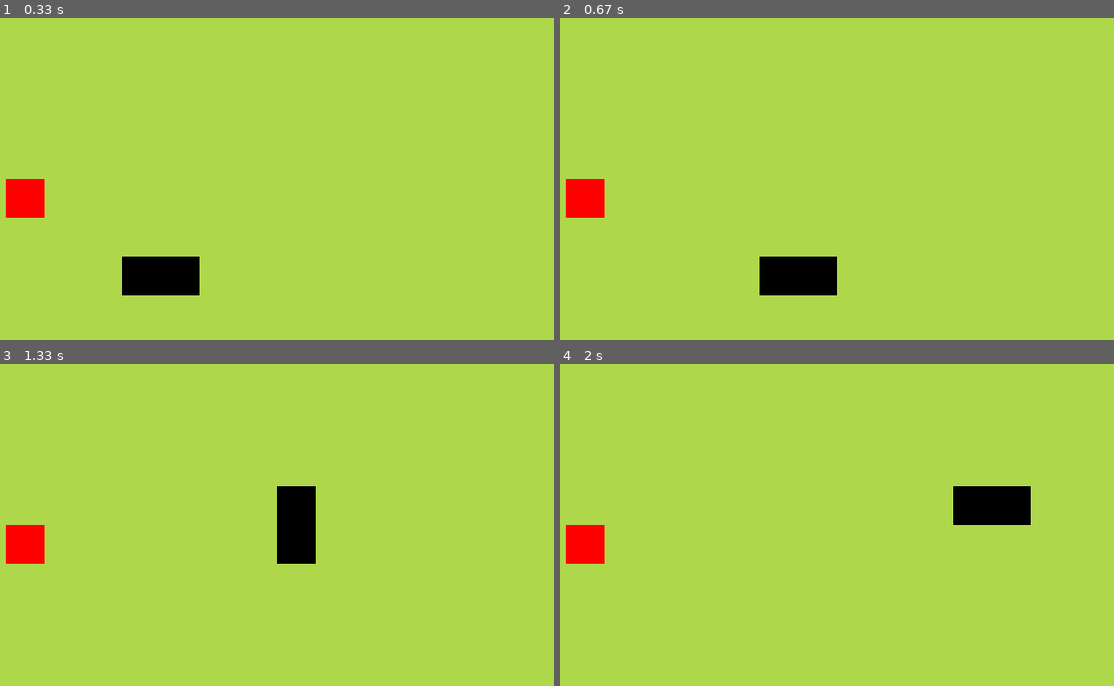
Above: before the commit, frames 1-4 (two rows, left to right).
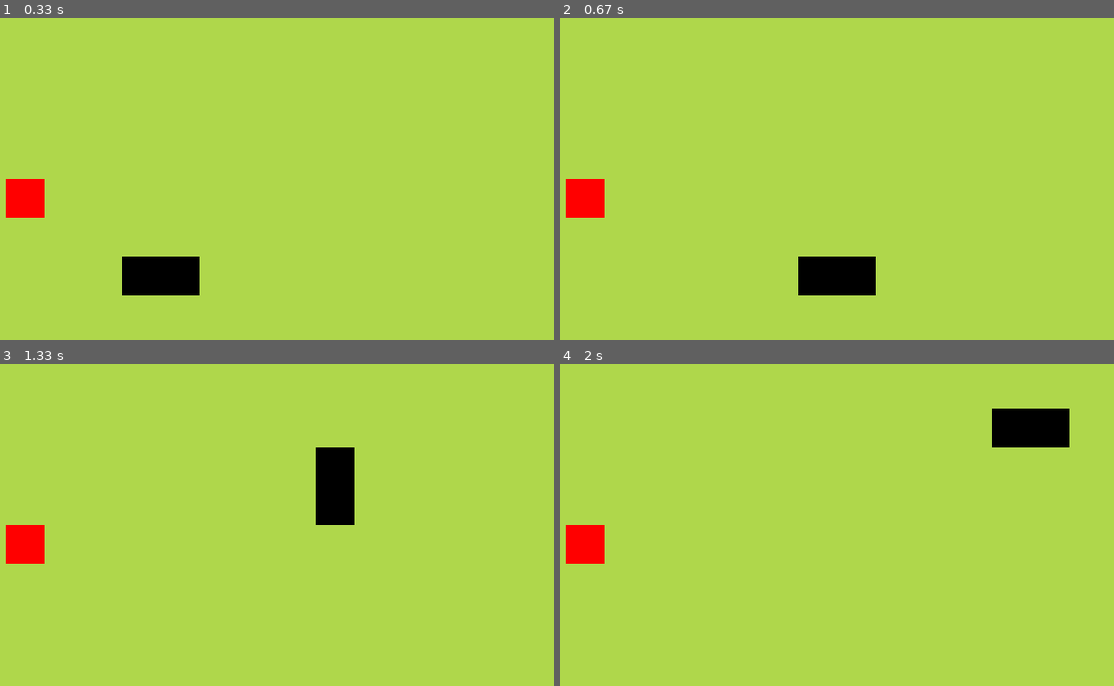
Above: after the commit, the same moments.

Repository: tenos200/snakePygame
Game: pygame game, started from snake.py
Same seed, same stepped clock (60 frames per second), same inputs: the game is played once before the commit and once after it.
Inputs:
- Up to frame 1 (0.33 s): no input
- Up to frame 2 (0.67 s): no input
- Up to frame 3 (1.33 s): hold Up 0.83-1.3 s
- Up to frame 4 (2 s): hold Right 1.33-1.8 s; hold Left from 1.83 s (still down)

Frame 1 is identical in both runs. In frame 2, 1.7% of the frame differs, in the area x 36-57%, y 74-87%; in frame 3, 3.4%, in the area x 50-64%, y 25-63%; in frame 4, 3.4%.

Commit message:
snake can no longer hit the wall

Diff:
--- a/snake.py
+++ b/snake.py
@@ -33,7 +33,6 @@
             self.body = copy_body
 
     def grow_snake(self):
-        #might have to change this method as it appends something outside the playing field
         self.grow = True
 
 
@@ -55,7 +54,6 @@
 
 
 
-
 class Main:
     def __init__(self):
         self.snake = Snake()
@@ -63,6 +61,7 @@
 
     def update(self):
         self.snake.move_snake()
+        self.check_boundary()
 
     def draw_elements(self):
         self.snake.draw_snake()
@@ -74,9 +73,12 @@
             self.snake.grow_snake()
 
     def check_boundary(self):
-        #1. snake hits itself
-        #2. snake hist a wall
-        print("Test")
+        if (self.snake.body[0].x >= cell_number or self.snake.body[0].x < 0) or (self.snake.body[0].y >= 20 or self.snake.body[0].y < 0):
+            self.game_over()
+        #1. snake hits itself - Not done
+    def game_over(self):
+            pg.quit()
+            sys.exit()
 
 
 
@@ -93,7 +95,7 @@
 
 
 SCREEN_UPDATE = pg.USEREVENT
-pg.time.set_timer(SCREEN_UPDATE, 150)
+pg.time.set_timer(SCREEN_UPDATE, 120)
 
 game = Main()
 
@@ -116,7 +118,6 @@
 
     board.fill(bg_color)
     game.draw_elements()
-    game.check_boundary()
     game.check_position()
     pg.display.update()
     clock.tick(framerate)
